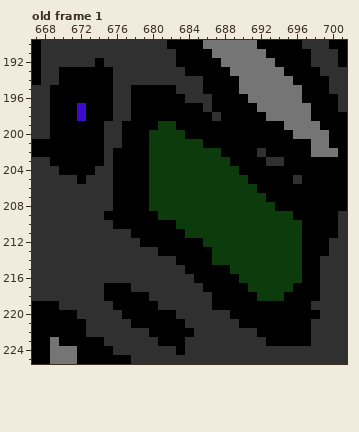
Edited in one commit: pixel-art file (dev/assets/gfx/raw/layers/bedRoom.aseprite). The first picture shows the starting point.
764x590 pixels, 1 frame. Colours within 5 levels of each other are drawn and written as one. Shown: old frame 1: x 667..701, y 190..225. The commit also changed other frames or places, which this record leaves out.
The same view after the edit:
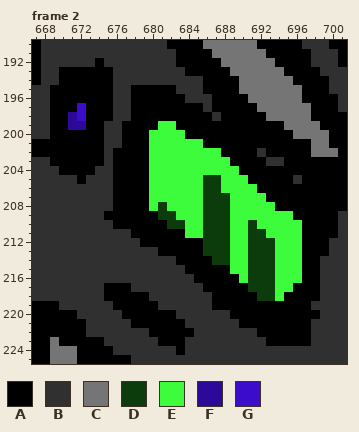
Palette (. is transparent): A #000000  B #303030  C #757575  D #0c3c0c  E #3cfc3c  F #2d099a  G #3c0ccc
A new or re-ordered frame is compared with the old frame closest to it.
From old to new:
{"change": "frames 1 -> 3"}
{"change": "layer \"animStereo\" added"}
{"where": "frame 2 is new; against old frame 1, layer \"animStereo\""}
{"frame":2,"y":198,"x":671,"old":"A","new":"F"}
{"frame":2,"y":199,"x":671,"old":"AA","new":"FF"}
{"frame":2,"y":199,"x":681,"old":"DD","new":"EE"}
{"frame":2,"y":200,"x":680,"old":"DDDD","new":"EEEE"}
{"frame":2,"y":201,"x":680,"old":"DDDDDD","new":"EEEEEE"}
{"frame":2,"y":202,"x":680,"old":"DDDDDDDD","new":"EEEEEEEE"}
{"frame":2,"y":203,"x":680,"old":"DDDDDDDDD","new":"EEEEEEEEE"}
{"frame":2,"y":204,"x":680,"old":"DDDDDDDDDD","new":"EEEEEEEEEE"}
{"frame":2,"y":205,"x":680,"old":"DDDDDD","new":"EEEEEE"}
{"frame":2,"y":205,"x":688,"old":"DDD","new":"EEE"}
{"frame":2,"y":206,"x":680,"old":"DDDDDD","new":"EEEEEE"}
{"frame":2,"y":206,"x":688,"old":"DDDD","new":"EEEE"}
{"frame":2,"y":207,"x":680,"old":"DDDDDD","new":"EEEEEE"}
{"frame":2,"y":207,"x":689,"old":"DDDD","new":"EEEE"}
{"frame":2,"y":208,"x":680,"old":"D","new":"E"}
{"frame":2,"y":208,"x":682,"old":"DDDD","new":"EEEE"}
{"frame":2,"y":208,"x":689,"old":"DDDDD","new":"EEEEE"}
{"frame":2,"y":209,"x":683,"old":"DDD","new":"EEE"}
{"frame":2,"y":209,"x":689,"old":"DDDDDDD","new":"EEEEEEE"}
{"frame":2,"y":210,"x":682,"old":"A","new":"D"}
{"frame":2,"y":210,"x":684,"old":"DD","new":"EE"}
{"frame":2,"y":210,"x":689,"old":"DD","new":"EE"}
{"frame":2,"y":210,"x":692,"old":"DDDDD","new":"EEEEE"}
{"frame":2,"y":211,"x":684,"old":"DD","new":"EE"}
{"frame":2,"y":211,"x":689,"old":"DD","new":"EE"}
{"frame":2,"y":211,"x":693,"old":"DDDD","new":"EEEE"}
{"frame":2,"y":212,"x":689,"old":"DD","new":"EE"}
{"frame":2,"y":212,"x":694,"old":"DDD","new":"EEE"}
{"frame":2,"y":213,"x":686,"old":"A","new":"D"}
{"frame":2,"y":213,"x":689,"old":"DD","new":"EE"}
{"frame":2,"y":213,"x":694,"old":"DDD","new":"EEE"}
{"frame":2,"y":214,"x":689,"old":"DD","new":"EE"}
{"frame":2,"y":214,"x":694,"old":"DDD","new":"EEE"}
{"frame":2,"y":215,"x":689,"old":"DD","new":"EE"}
{"frame":2,"y":215,"x":694,"old":"DDD","new":"EEE"}
{"frame":2,"y":216,"x":690,"old":"D","new":"E"}
{"frame":2,"y":216,"x":694,"old":"DDD","new":"EEE"}
{"frame":2,"y":217,"x":694,"old":"DD","new":"EE"}
{"frame":2,"y":218,"x":694,"old":"D","new":"E"}
{"label":"changed","picture_box":[68,112,86,130]}
{"label":"changed","picture_box":[149,121,302,301]}
